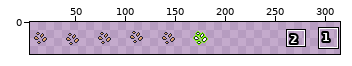
Two versions of one pixel-art file, gfx/seed.aseprite. The first picture is a wide view before the edit; the outline marks the close-up.
Close-up. Old version:
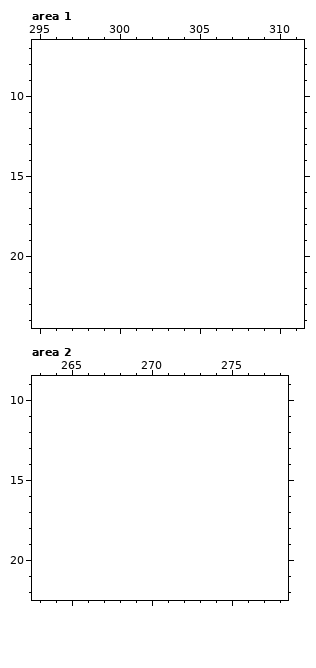
192x32 pixels, 1 frame. Shown: area 1: x 295..311, y 7..24; area 2: x 263..278, y 9..22. The old version is drawn lined up with the new one, on the new canvas. The wide view leaves out empty margins. The commit also changed other parts of the picture, which this record leaves out.
Palette (. is transparent): 
After the commit:
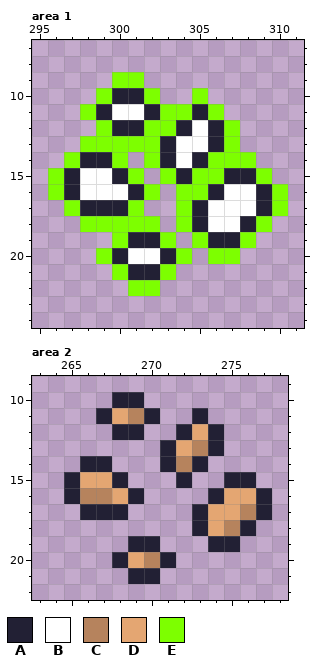
Colours new in this view: A #222034  B #ffffff  C #b6835d  D #e4a672  E #7dff00
The exact change:
{"change": "canvas 192x32 -> 320x32"}
{"where": "area 1"}
{"y":9,"x":300,"old":"..","new":"EE"}
{"y":10,"x":299,"old":"....","new":"EAAE"}
{"y":10,"x":305,"old":".","new":"E"}
{"y":11,"x":298,"old":".........","new":"EABBAEEAE"}
{"y":12,"x":299,"old":".........","new":"EAAEEABAE"}
{"y":13,"x":298,"old":"..........","new":"EEEEEABBAE"}
{"y":14,"x":297,"old":"....","new":"EAAE"}
{"y":14,"x":302,"old":".......","new":"EABAEEE"}
{"y":15,"x":296,"old":"......","new":"EABBAE"}
{"y":15,"x":303,"old":".......","new":"EAEEAAE"}
{"y":16,"x":296,"old":".......","new":"EABBBAE"}
{"y":16,"x":304,"old":".......","new":"EEABBAE"}
{"y":17,"x":297,"old":".....","new":"EAAAE"}
{"y":17,"x":304,"old":".......","new":"EABBBAE"}
{"y":18,"x":298,"old":".....","new":"EEEEE"}
{"y":18,"x":304,"old":"......","new":"EABBAE"}
{"y":19,"x":300,"old":"....","new":"EAAE"}
{"y":19,"x":305,"old":"....","new":"EAAE"}
{"y":20,"x":299,"old":"......","new":"EABBAE"}
{"y":20,"x":306,"old":"..","new":"EE"}
{"y":21,"x":300,"old":"....","new":"EAAE"}
{"y":22,"x":301,"old":"..","new":"EE"}
{"where": "area 2"}
{"y":10,"x":268,"old":"..","new":"AA"}
{"y":11,"x":267,"old":"....","new":"ADCA"}
{"y":11,"x":273,"old":".","new":"A"}
{"y":12,"x":268,"old":"..","new":"AA"}
{"y":12,"x":272,"old":"...","new":"ADA"}
{"y":13,"x":271,"old":"....","new":"ADCA"}
{"y":14,"x":266,"old":"..","new":"AA"}
{"y":14,"x":271,"old":"...","new":"ACA"}
{"y":15,"x":265,"old":"....","new":"ADDA"}
{"y":15,"x":272,"old":".","new":"A"}
{"y":15,"x":275,"old":"..","new":"AA"}
{"y":16,"x":265,"old":".....","new":"ACCDA"}
{"y":16,"x":274,"old":"....","new":"ADDA"}
{"y":17,"x":266,"old":"...","new":"AAA"}
{"y":17,"x":273,"old":".....","new":"ADDCA"}
{"y":18,"x":273,"old":"....","new":"ADCA"}
{"y":19,"x":269,"old":"..","new":"AA"}
{"y":19,"x":274,"old":"..","new":"AA"}
{"y":20,"x":268,"old":"....","new":"ADCA"}
{"y":21,"x":269,"old":"..","new":"AA"}
{"label":"added","picture_box":[48,72,288,296]}
{"label":"added","picture_box":[64,392,272,584]}
